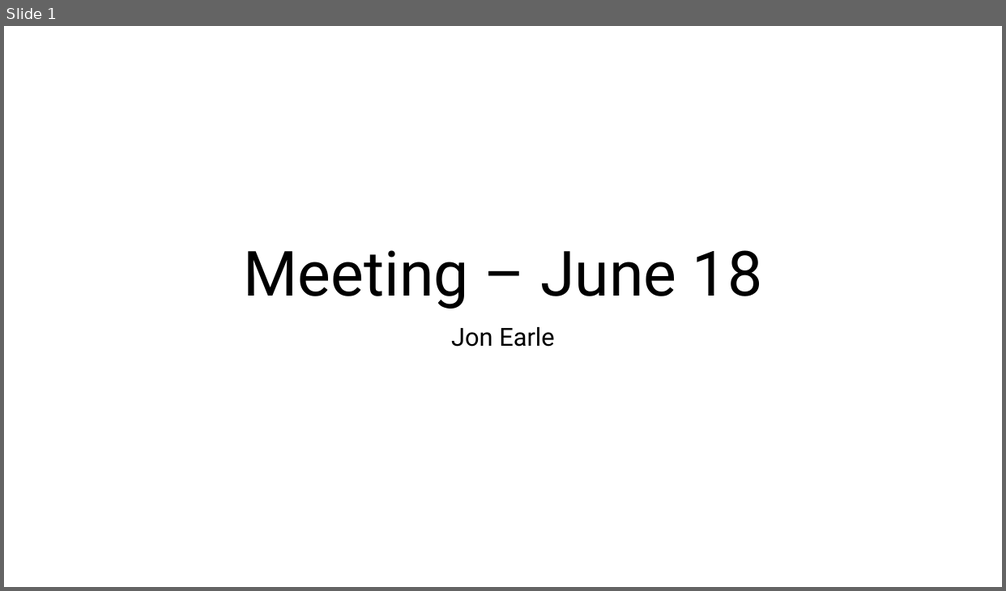
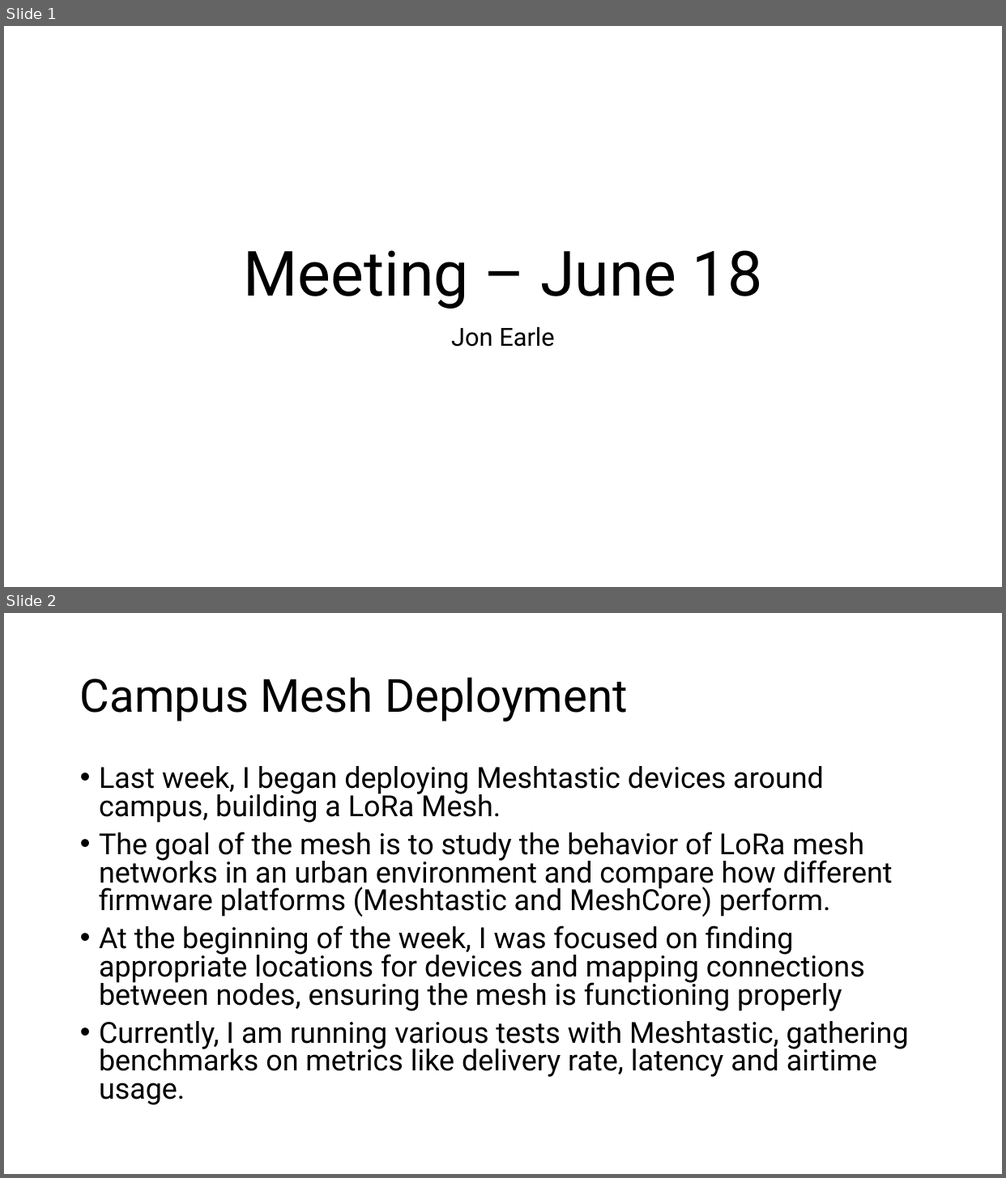
Before and after one commit to jonearle/usra2026, a slide deck: Presentations/week6presentation.pptx. Shown one above the other, each under a label of ours: slide 1 before the commit, slides 1 and 2 after it. The pictures are 1006x591 and 1006x1178 pixels, drawn with LibreOffice and Linux fonts; fonts in the diff are those of the drawing. Boxes give left, top, right and bottom in pixels: in the first picture for what was removed or moved away, otherwise in the second. Text is boxed around its words. In the diff, an @@ line names an element or a change of style, - is before the commit and + after.

Commit message:
Updated scripts for airtime and added delivery rate + latency data

```diff
--- a/Presentations/week6presentation.pptx
+++ b/Presentations/week6presentation.pptx
@@ slide 2 added at <box>4,613,1002,1174</box>, background #FFFFFF @@
@@ title added at <box>80,677,628,722</box>, 44 pt, text #000000 @@
+Campus Mesh Deployment
@@ text added at <box>99,766,909,1105</box>, 28 pt, text #000000 @@
+• Last week, I began deploying Meshtastic devices around campus, building a LoRa Mesh.
+• The goal of the mesh is to study the behavior of LoRa mesh networks in an urban environment and compare how different firmware platforms (Meshtastic and MeshCore) perform.
+• At the beginning of the week, I was focused on finding appropriate locations for devices and mapping connections between nodes, ensuring the mesh is functioning properly
+• Currently, I am running various tests with Meshtastic, gathering benchmarks on metrics like delivery rate, latency and airtime usage.
```
Also in this commit, not shown: 6 other slides added, 16 other files.
